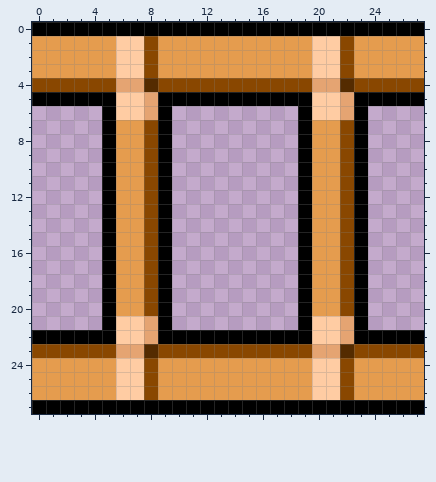
Two states of a pixel-art sprite, Assets/Materials/Ladder pixel art.png. The first picture shows the starting point.
The file is 28x28 pixels.
After:
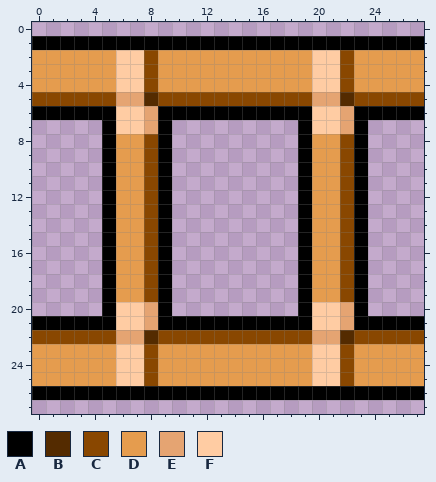
Palette (. is transparent): A #000000  B #542b00  C #894700  D #e59c4e  E #e5a472  F #ffcca3
The commit says: Make ladder less wide
What changed:
{"y":0,"x":0,"old":"AAAAAAAAAAAAAAAAAAAAAAAAAAAA","new":"............................"}
{"y":1,"x":0,"old":"DDDDDDFFCDDDDDDDDDDDFFCDDDDD","new":"AAAAAAAAAAAAAAAAAAAAAAAAAAAA"}
{"y":4,"x":0,"old":"CCCCCCEEBCCCCCCCCCCCEEBCCCCC","new":"DDDDDDFFCDDDDDDDDDDDFFCDDDDD"}
{"y":5,"x":0,"old":"AAAAAAFFEAAAAAAAAAAAFFEAAAAA","new":"CCCCCCEEBCCCCCCCCCCCEEBCCCCC"}
{"y":6,"x":0,"old":".....","new":"AAAAA"}
{"y":6,"x":10,"old":".........","new":"AAAAAAAAA"}
{"y":6,"x":24,"old":"....","new":"AAAA"}
{"y":7,"x":6,"old":"DDC","new":"FFE"}
{"y":7,"x":20,"old":"DDC","new":"FFE"}
{"y":20,"x":6,"old":"DDC","new":"FFE"}
{"y":20,"x":20,"old":"DDC","new":"FFE"}
{"y":21,"x":0,"old":".....","new":"AAAAA"}
{"y":21,"x":10,"old":".........","new":"AAAAAAAAA"}
{"y":21,"x":24,"old":"....","new":"AAAA"}
{"y":22,"x":0,"old":"AAAAAAFFEAAAAAAAAAAAFFEAAAAA","new":"CCCCCCEEBCCCCCCCCCCCEEBCCCCC"}
{"y":23,"x":0,"old":"CCCCCCEEBCCCCCCCCCCCEEBCCCCC","new":"DDDDDDFFCDDDDDDDDDDDFFCDDDDD"}
{"y":26,"x":0,"old":"DDDDDDFFCDDDDDDDDDDDFFCDDDDD","new":"AAAAAAAAAAAAAAAAAAAAAAAAAAAA"}
{"y":27,"x":0,"old":"AAAAAAAAAAAAAAAAAAAAAAAAAAAA","new":"............................"}
{"label":"changed","picture_box":[32,22,424,134]}
{"label":"changed","picture_box":[32,302,424,414]}
